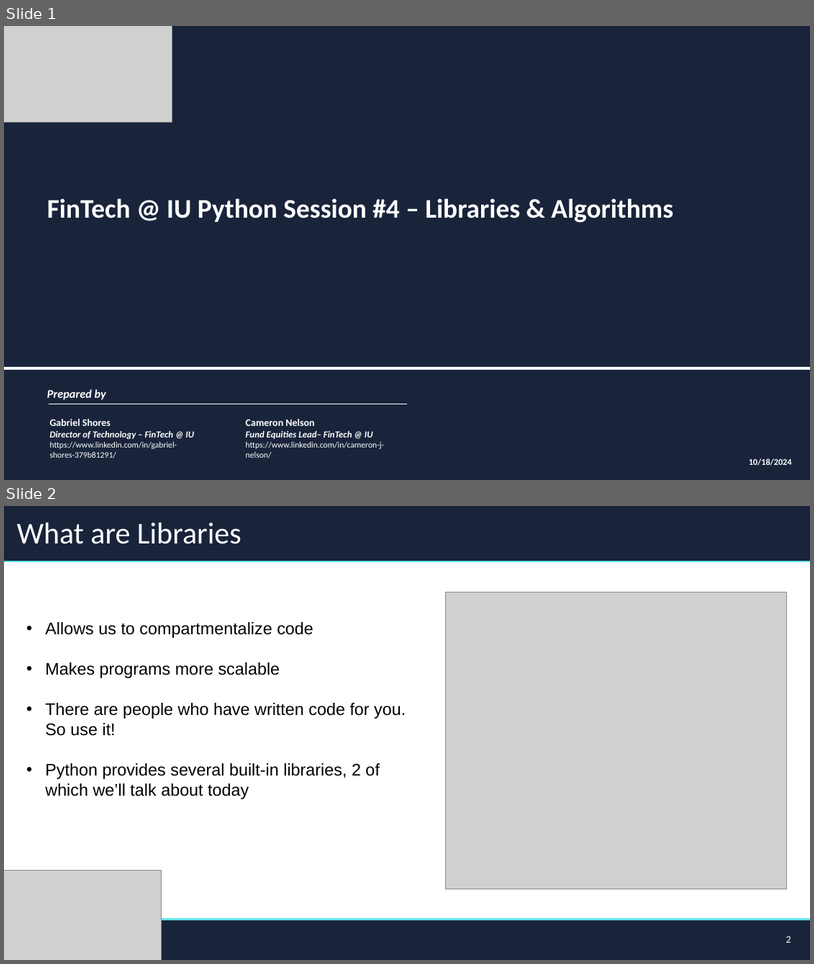
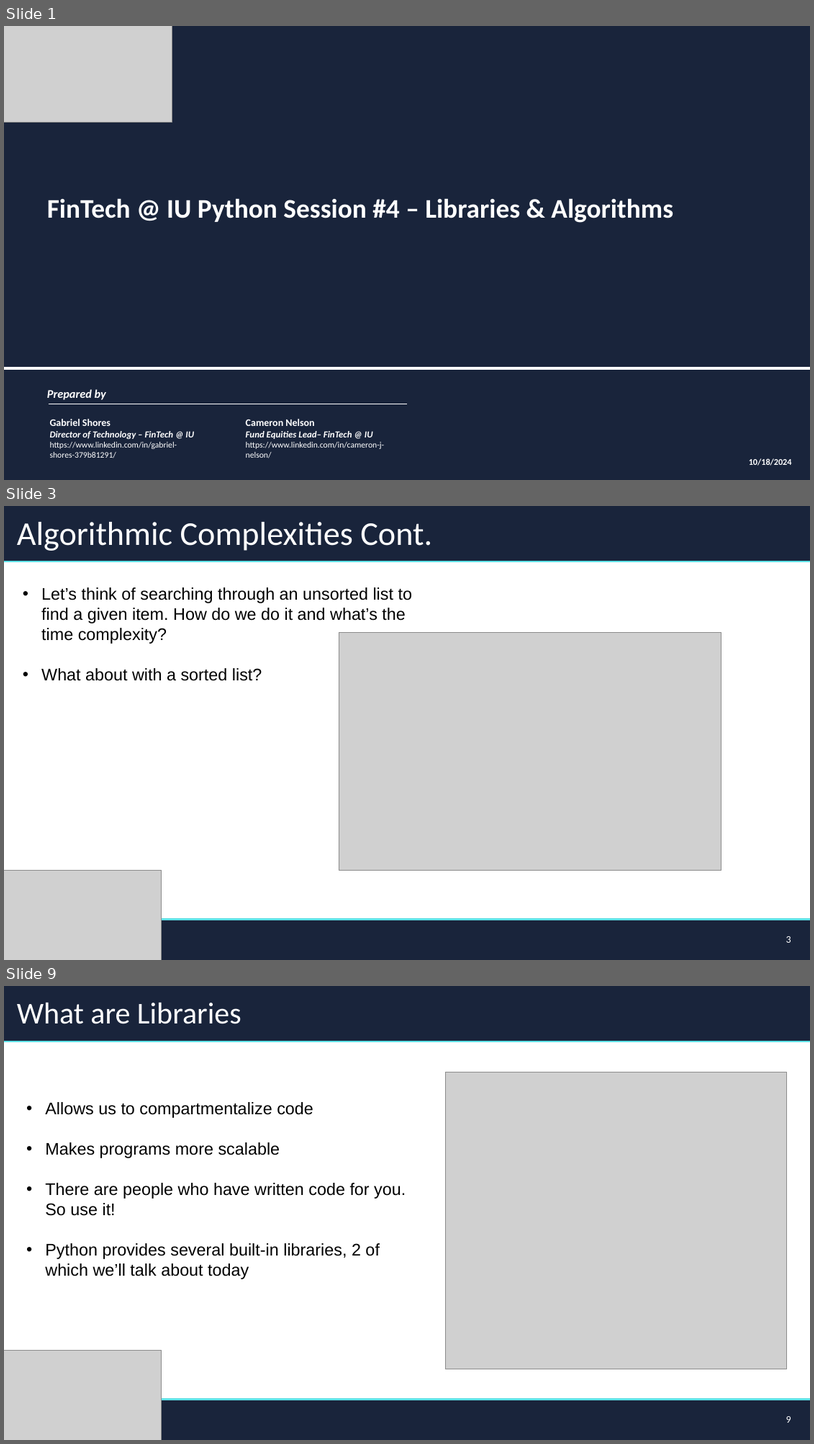
Before and after one commit to FinTechIU/pySupp, a slide deck: FA24/WK4/CodingSessionFour.pptx. Shown one above the other, each under a label of ours: slides 1 and 2 before the commit, slides 1, 3 and 9 after it; the slides between them are not shown. The pictures are 814x964 and 814x1444 pixels, drawn with LibreOffice and Linux fonts; fonts in the diff are those of the drawing; grey boxes stand for pictures; background and template pictures are left out. Boxes give left, top, right and bottom in pixels: in the first picture for what was removed or moved away, otherwise in the second. Text is boxed around its words. In the diff, an @@ line names an element or a change of style, - is before the commit and + after.

Commit message:
Added teching classes and some more algorithmic complexity

```diff
--- a/FA24/WK4/CodingSessionFour.pptx
+++ b/FA24/WK4/CodingSessionFour.pptx
@@ slide 3 added at [4, 506, 810, 960], background #FFFFFF @@
@@ rectangle added at [4, 506, 810, 561], fill #19243B, outline #19243B 1 pt @@
@@ title added at [17, 522, 432, 551], 39.6 pt, text #FFFFFF @@
+Algorithmic Complexities Cont.
@@ line added from (4, 561) to (810, 561), #5EE1E6 2.25 pt @@
@@ text added at [41, 587, 412, 681], 20 pt, text #000000 @@
+• Let’s think of searching through an unsorted list to find a given item. How do we do it and what’s the time complexity?
+• What about with a sorted list?
@@ picture added at [339, 633, 721, 870] @@
@@ picture added at [4, 870, 162, 960] @@
@@ rectangle added at [4, 921, 810, 960], fill #19243B, outline #19243B 1 pt @@
@@ line added from (4, 919) to (810, 919), #5EE1E6 2.25 pt @@
@@ page number added at [787, 936, 792, 942], 12 pt, text #FFFFFF @@
+3
@@ what was slide 2 is now slide 9 @@
@@ page number at [787, 1416, 792, 1422]: text changed @@
-2
+9
```
Also in this commit, not shown: 6 other slides added, 2 other files.
